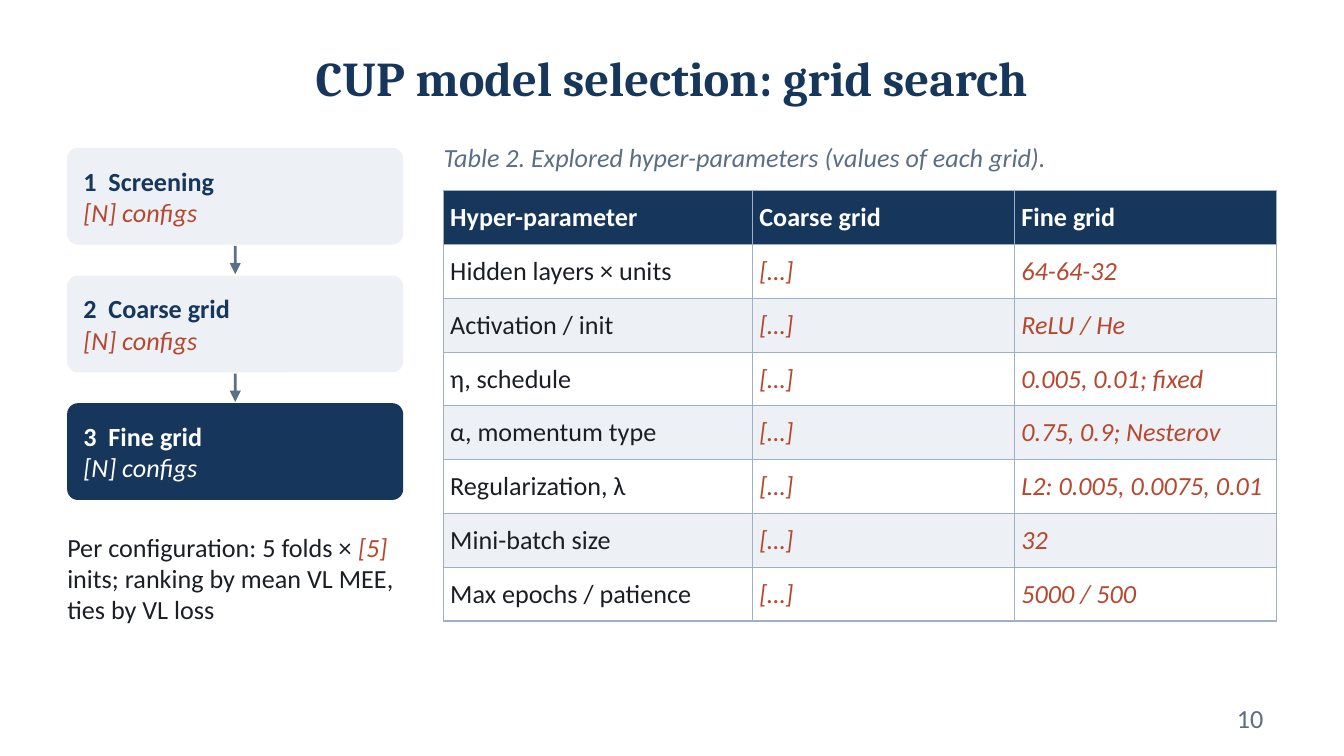
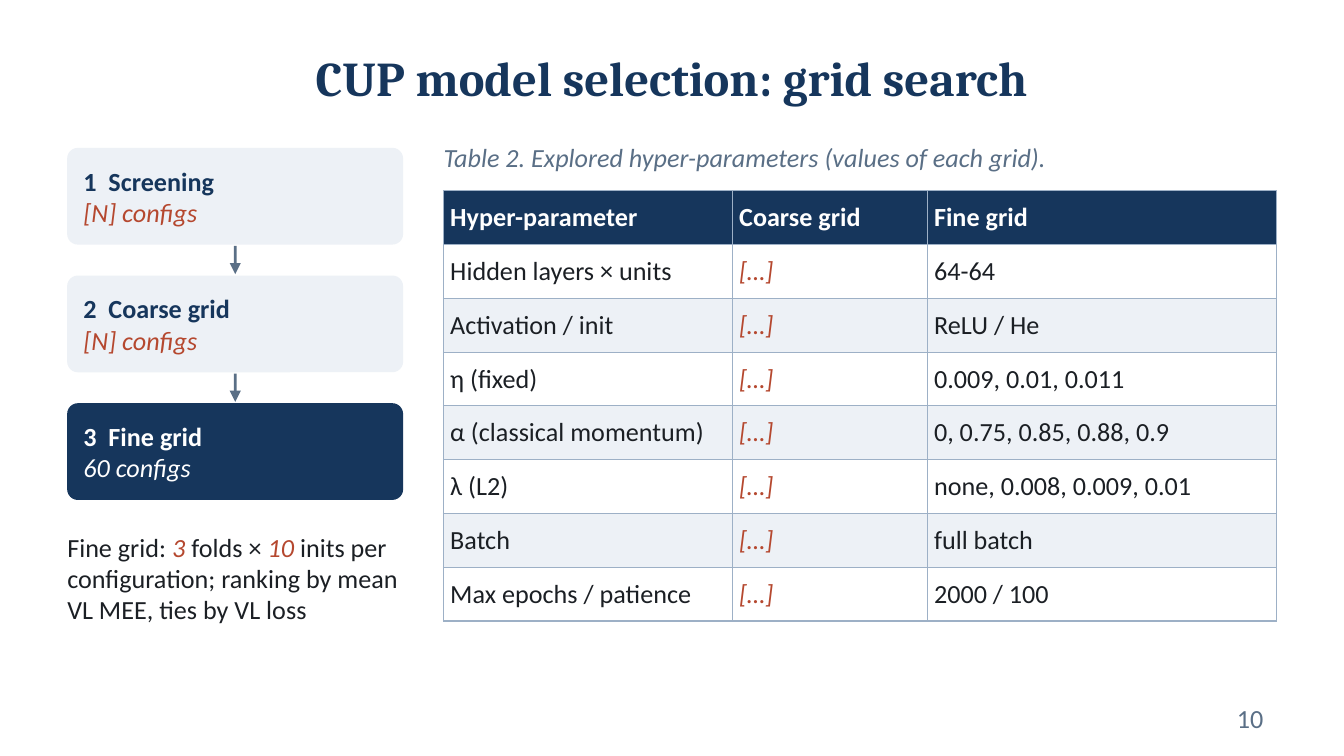
Before and after one commit to Fred-ef/ml_proj, a slide deck: slide 10 of Federico_Cristofaro_ML-2025_slides.pptx. Drawn at 1344x756 pixels with LibreOffice and Linux fonts; fonts in the diff are those of the drawing. Boxes give left, top, right and bottom in pixels: in the first picture for what was removed or moved away, otherwise in the second. Text is boxed around its words. In the diff, an @@ line names an element or a change of style, - is before the commit and + after.

Commit message:
add graphs and configs to slides

```diff
--- a/Federico_Cristofaro_ML-2025_slides.pptx
+++ b/Federico_Cristofaro_ML-2025_slides.pptx
@@ table at <box>444,191,1277,612</box> @@
-row 2, column 3: 64-64-32
+row 2, column 3: 64-64
-row 4, column 1: η, schedule
+row 4, column 1: η (fixed)
-row 4, column 3: 0.005, 0.01; fixed
+row 4, column 3: 0.009, 0.01, 0.011
-row 5, column 1: α, momentum type
+row 5, column 1: α (classical momentum)
-row 5, column 3: 0.75, 0.9; Nesterov
+row 5, column 3: 0, 0.75, 0.85, 0.88, 0.9
-row 6, column 1: Regularization, λ
+row 6, column 1: λ (L2)
-row 6, column 3: L2: 0.005, 0.0075, 0.01
+row 6, column 3: none, 0.008, 0.009, 0.01
-row 7, column 1: Mini-batch size
+row 7, column 1: Batch
-row 7, column 3: 32
+row 7, column 3: full batch
-row 8, column 3: 5000 / 500
+row 8, column 3: 2000 / 100
@@ text colour #B5482F to #1B1F24, italic off in "ReLU / He" @@
@@ text at <box>83,459,191,482</box>: text changed @@
-[N] configs
+60 configs
@@ text at <box>67,539,397,624</box>: text changed @@
-Per configuration: 5 folds × [5] inits; ranking by mean VL MEE, ties by VL loss
+Fine grid: 3 folds × 10 inits per configuration; ranking by mean VL MEE, ties by VL loss
```
Also in this commit, not shown: 13 other slides changed, 2 slides added, 3 slides removed.
